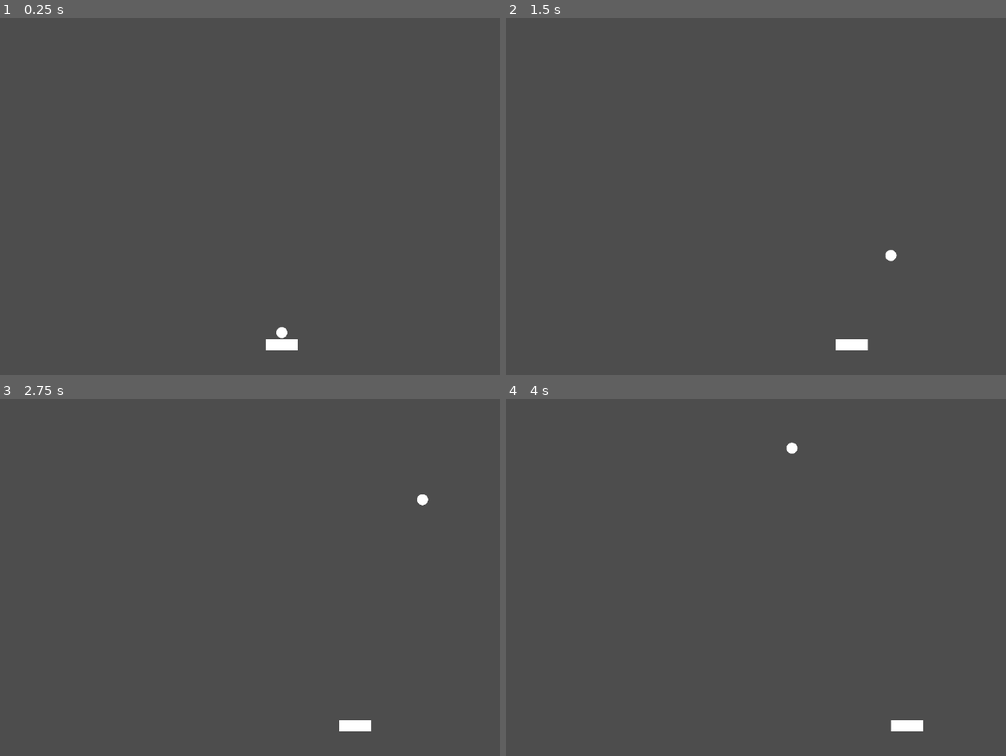
Above: before the commit, frames 1-4 (two rows, left to right).
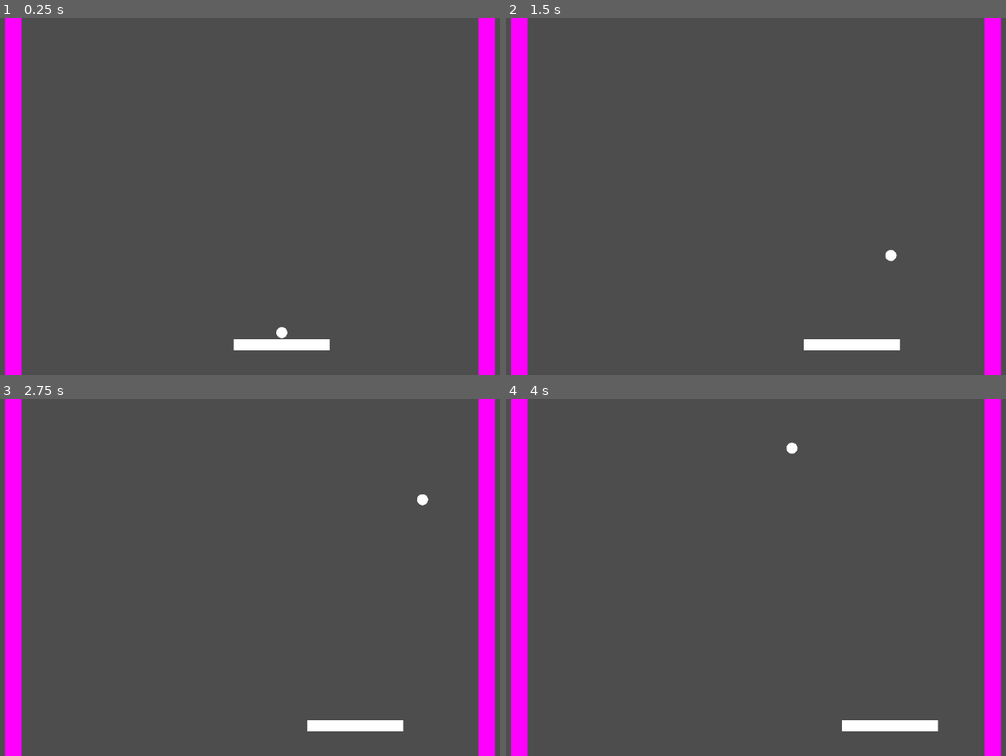
Above: after the commit, the same moments.

Repository: k3ving/lernfeld8
Game: Godot game, scene res://scenes/main.tscn
Same seed, same stepped clock (60 frames per second), same inputs: the game is played once before the commit and once after it.
Inputs:
- Up to frame 1 (0.25 s): no input
- Up to frame 2 (1.5 s): tap Enter at 0.5 s; hold Right (ui_right) 0.53-1.28 s; tap Space (ui_select) at 0.77 s; hold Left (ui_left) from 1.28 s (still down)
- Up to frame 3 (2.75 s): tap Space (ui_select) at 1.52 s; release Left (ui_left) at 2.03 s; hold Right (ui_right) from 2.03 s (still down)
- Up to frame 4 (4 s): tap Space (ui_select) at 3.02, 3.77 s; release Right (ui_right) at 3.53 s; hold Left (ui_left) from 3.53 s (still down)

The runs differ from the first frame. In frame 1, 7.1% of the frame differs, in the area x 0-100%, y 0-100%; in frame 2, 7.1%; in frame 3, 7.1%; in frame 4, 7.1%.

Commit message:
add wall sprite

Diff:
--- a/scenes/main.tscn
+++ b/scenes/main.tscn
@@ -1,10 +1,12 @@
-[gd_scene load_steps=6 format=3 uid="uid://bahdaxdq4y5ma"]
+[gd_scene load_steps=7 format=3 uid="uid://bahdaxdq4y5ma"]
 
 [ext_resource type="Script" path="res://scripts/game_state.gd" id="1_ffi2s"]
 [ext_resource type="PackedScene" uid="uid://c3yj0xeromvta" path="res://scenes/player.tscn" id="1_oma3g"]
 [ext_resource type="PackedScene" uid="uid://bfkkkmifk1r3y" path="res://scenes/ball.tscn" id="2_46ja2"]
 
 [sub_resource type="RectangleShape2D" id="RectangleShape2D_lmqo4"]
+
+[sub_resource type="PlaceholderTexture2D" id="PlaceholderTexture2D_w4mvn"]
 
 [sub_resource type="RectangleShape2D" id="RectangleShape2D_ieovl"]
 
@@ -25,6 +27,11 @@
 position = Vector2(-6, 0)
 shape = SubResource("RectangleShape2D_lmqo4")
 
+[node name="Sprite2D" type="Sprite2D" parent="LeftWall"]
+position = Vector2(-11, 0)
+scale = Vector2(29.075, 7.065)
+texture = SubResource("PlaceholderTexture2D_w4mvn")
+
 [node name="RightWall" type="StaticBody2D" parent="."]
 position = Vector2(1005, 315)
 scale = Vector2(1, 100)
@@ -32,16 +39,21 @@
 [node name="CollisionShape2D" type="CollisionShape2D" parent="RightWall"]
 shape = SubResource("RectangleShape2D_lmqo4")
 
-[node name="EndWall" type="StaticBody2D" parent="."]
+[node name="Sprite2D" type="Sprite2D" parent="RightWall"]
+position = Vector2(6, 0)
+scale = Vector2(29.075, 7.065)
+texture = SubResource("PlaceholderTexture2D_w4mvn")
+
+[node name="EndWalljaa" type="StaticBody2D" parent="."]
 position = Vector2(587, -11)
 scale = Vector2(8.64, 2.16)
 
-[node name="CollisionShape2D" type="CollisionShape2D" parent="EndWall"]
+[node name="CollisionShape2D" type="CollisionShape2D" parent="EndWalljaa"]
 position = Vector2(-0.462963, -3.7037)
 scale = Vector2(6.75926, 1)
 shape = SubResource("RectangleShape2D_ieovl")
 
-[node name="RichTextLabel" type="RichTextLabel" parent="."]
+[node name="ScoreLabel" type="RichTextLabel" parent="."]
 offset_left = 4.0
 offset_top = 12.0
 offset_right = 44.0
--- a/scenes/player.tscn
+++ b/scenes/player.tscn
@@ -9,9 +9,11 @@
 
 [node name="Player" type="RigidBody2D"]
 gravity_scale = 0.0
+lock_rotation = true
 script = ExtResource("1_q3k17")
 
 [node name="CollisionShape2D" type="CollisionShape2D" parent="."]
+scale = Vector2(3, 1)
 shape = SubResource("RectangleShape2D_whfcb")
 
 [node name="Sprite2D" type="Sprite2D" parent="CollisionShape2D"]
--- a/scripts/ball_move.gd
+++ b/scripts/ball_move.gd
@@ -4,6 +4,7 @@
 var started
 var main_node
 var player_node
+var speed = -200
 
 # Called when the node enters the scene tree for the first time.
 func _ready():
@@ -13,18 +14,21 @@
 
 # Called every frame. 'delta' is the elapsed time since the previous frame.
 func _process(delta):
-
 	if not started:
 		velocity = player_node.linear_velocity
 		started = main_node.is_started()
 		if started:
-			velocity = Vector2(player_node.linear_velocity.x, -200)
+			velocity = Vector2(player_node.linear_velocity.x, speed)
 
 
 func _physics_process(delta):
 	if not main_node.ended:
 		var collision = move_and_collide(velocity * delta)
 		if collision:
-			if (collision.get_collider().to_string() == "EndWall:<StaticBody2D#24847058140>"):
+			var collider_name = collision.get_collider().name
+			if (collider_name == "EndWall"):
 				main_node.end_game()
+			if (collider_name == "Player"):
+				main_node.add_score()
+				velocity *= 1.1
 			velocity = velocity.bounce(collision.get_normal())
--- a/scripts/game_state.gd
+++ b/scripts/game_state.gd
@@ -3,6 +3,11 @@
 var score = 0
 var started = false
 var ended = false
+var scoreLabel
+
+
+func _ready():
+	scoreLabel = get_node("ScoreLabel")
 
 
 func is_started():
@@ -12,10 +17,15 @@
 func _process(delta):
 	if Input.is_action_pressed("ui_select"):
 		started = true
-	if started && !ended:
-		score +=1
+	#if started && !ended:
+		#score +=1
 	if ended:
 		print(score)
+
+
+func add_score():
+	score += 1
+	scoreLabel.text = str(score)
 
 
 func end_game():
